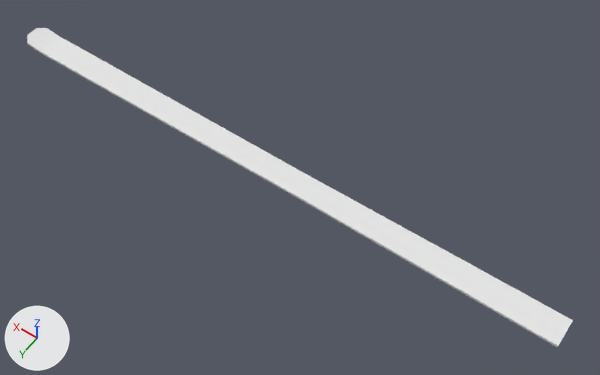
The Blender file Assets/Models/Characters/ski.blend as it was, and as the next commit left it.
The view is the same before and after, from a 50 mm lens placed at (-1.13, 1.57, 2.45), pointed at (0.01, -0.02, -0.05). The lights are fixed; the arrows at lower left show +X, +Y and +Z.

Before the edit, the objects in view are built like this:
```python
me_cube = bpy.data.meshes.new('Cube')
me_cube.from_pydata(...)  # 56 vertices, 54 faces; spans x -1.08..1.43, y -0.06..0.06, z 0.0..0.02
me_cube.materials.append(mat_material)  # white #e7e7e7
ob_ski = bpy.data.objects.new('Ski', me_cube)
ob_ski.location = (0.0, 0.0, 0.0)
```
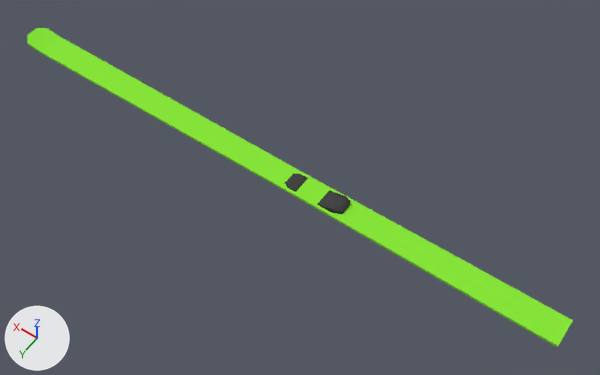
What differs and where, as boxes (x1, y1, x2, y2) in the pictures (600 x 375 px):
'Ski', recoloured (white to green)
    both: (27, 28, 573, 347)
'BindingFront.001', added
    after: (317, 190, 350, 215)
'BindingFront', added
    after: (285, 174, 308, 192)

Edits to the bpy script that builds the scene:
```text
Add mat_ski:
    mat_ski = diffuse_material('Ski')
    mat_ski.base_color = (0.246, 0.8, 0.0427)  # green #88e73a
Add mat_binding:
    mat_binding = diffuse_material('Binding')
    mat_binding.base_color = (0.0607, 0.0607, 0.0607)  # dark grey #464646
Change me_cube:
    where me_cube.from_pydata(...)  # 56 vertices, 54 faces; spans x -1.08..1.43, y -0.06..0.06, z 0.0..0.02
    remove me_cube.materials.append(mat_material)  # white #e7e7e7
    add me_cube.materials.append(mat_ski)  # green #88e73a
Add me_cube_001:
    me_cube_001.from_pydata(...)  # 32 vertices, 30 faces; spans x -0.0391..0.019, y -0.0409..0.0409, z 0.005..0.0122
    me_cube_001.polygons.foreach_set('use_smooth', [True] * 30)
    me_cube_001.materials.append(mat_binding)  # dark grey #464646
Add me_cube_002:
    me_cube_002.from_pydata(...)  # 32 vertices, 30 faces; spans x -0.0601..0.04, y -0.0409..0.0409, z 0.005..0.023
    me_cube_002.polygons.foreach_set('use_smooth', [True] * 30)
    me_cube_002.materials.append(mat_binding)  # dark grey #464646
Add ob_bindingfront:
    ob_bindingfront = bpy.data.objects.new('BindingFront', me_cube_001)
    ob_bindingfront.location = (0.027, 0.0, 0.0)
Add ob_bindingfront_001:
    ob_bindingfront_001 = bpy.data.objects.new('BindingFront.001', me_cube_002)
    ob_bindingfront_001.location = (-0.17, 0.0, 0.0)
    ob_bindingfront_001.rotation_euler = (0.0, 0.0, 9.425)  # degrees (0, 0, 180)
```
